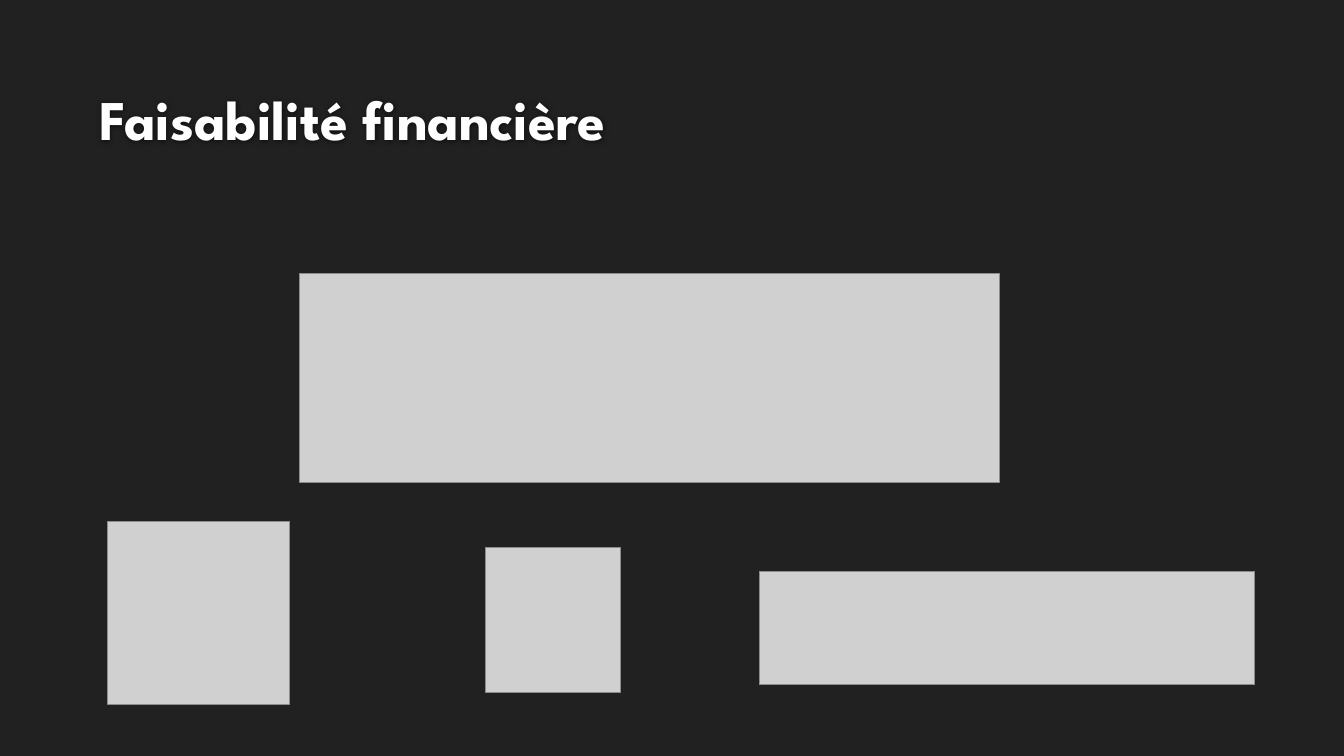
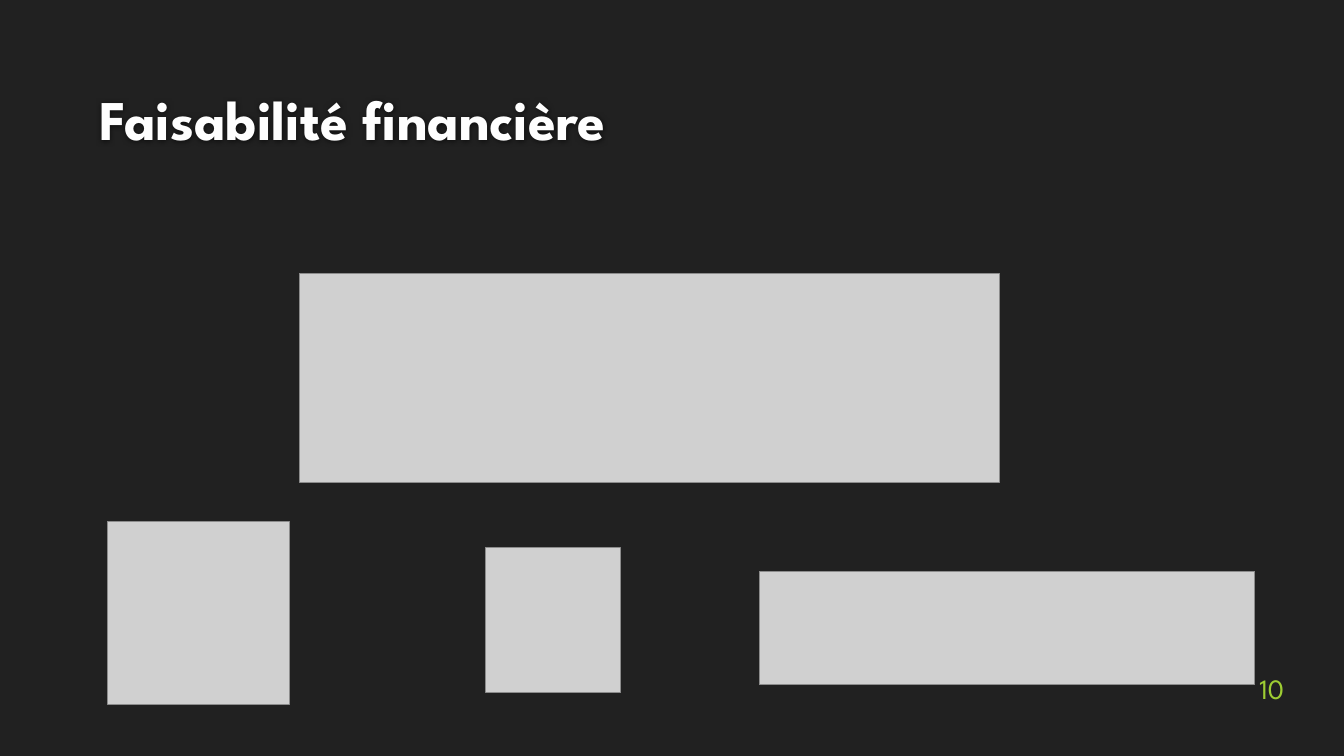
Before and after one commit to EricBlousot/test, a slide deck: slide 10 of Concis.pptx. Drawn at 1344x756 pixels with LibreOffice and Linux fonts; fonts in the diff are those of the drawing; grey boxes stand for pictures; background and template pictures are left out. Boxes give left, top, right and bottom in pixels: in the first picture for what was removed or moved away, otherwise in the second. Text is boxed around its words. In the diff, an @@ line names an element or a change of style, - is before the commit and + after.

```diff
--- a/Concis.pptx
+++ b/Concis.pptx
@@ page number added at (1259,680,1284,700), 20 pt, text #9ECD33 @@
+10
```
Also in this commit, not shown: 13 other slides changed.
